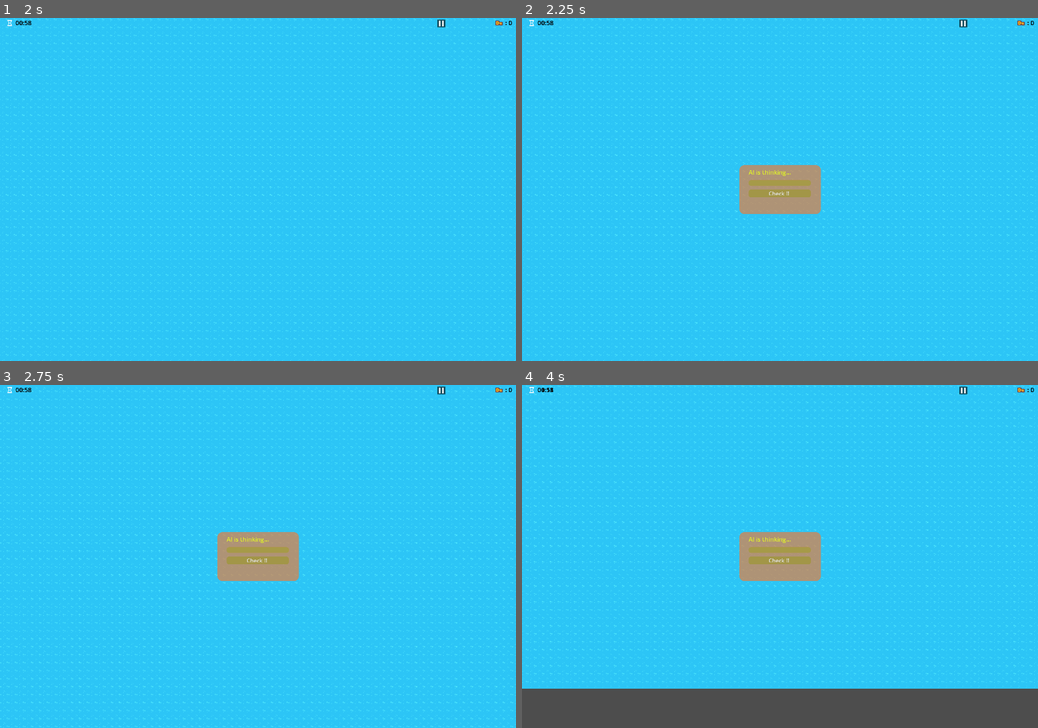
Above: before the commit, frames 1-4 (two rows, left to right).
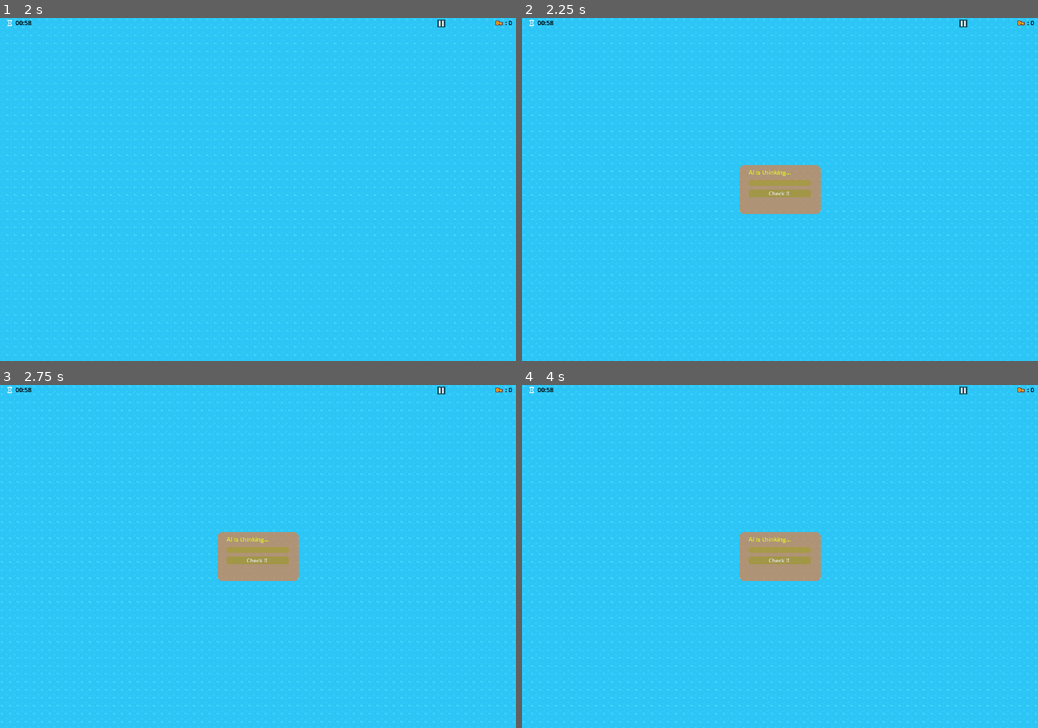
Above: after the commit, the same moments.

Repository: 3bood-remawi/Full_2D_game
Game: Godot game, scene res://scenes/game.tscn
Two runs of this game, one before a commit and one after it. Both use one fixed random seed, a clock stepped at 60 frames per second and the inputs below. This scene is started directly instead of the project's main scene.
Inputs (mouse positions are in pixels of both pictures, inside the frame that each line leads up to):
- Up to frame 1 (2 s): tap Enter (ui_accept) at 0.5, 0.77, 1.52 s; move the mouse to (371, 172) at 0.52 s; hold Right (ui_right) from 0.53 s (still down); click (371, 172) at 0.67 s; move the mouse to (154, 206) at 1.27 s
- Up to frame 2 (2.25 s): move the mouse to (831, 114) at 2.02 s; release Right (ui_right) at 2.03 s; hold Left (ui_left) from 2.03 s (still down)
- Up to frame 3 (2.75 s): keep holding Left (ui_left)
- Up to frame 4 (4 s): move the mouse to (754, 625) at 2.77 s; release Left (ui_left) at 2.78 s; hold Right (ui_right) from 2.78 s (still down); click (754, 625) at 2.92 s; tap Enter (ui_accept) at 3.02, 3.77 s; move the mouse to (934, 607) at 3.52 s

Frame 1 is identical in both runs. In frame 2, 4.3% of the frame differs, in the area x 0-100%, y 0-100%; in frame 3, 4.0%; in frame 4, 15%.
Error in both runs: Invalid access to property or key 'response_finished' on a base object of type 'Node'. (res://scripts/level_1.gd:31)

Commit message:
fixing some errors

Diff:
--- a/scripts/level_1.gd
+++ b/scripts/level_1.gd
@@ -40,7 +40,7 @@
 	panel.visible = true
 	question_label.text = "AI is thinking..."
 	game_timer.paused=true
-	player.enable_player()
+	player.disable_player()
 	_request_ai_question()
 
 func _request_ai_question():
@@ -101,7 +101,7 @@
 	else:
 		question_label.text = "Wrong! The correct answer is " + str(correct_answer_i)
 	game_timer.paused=false
-	player.move_and_slide()
+	player.enable_player()
 	# close after a short pause no matter what
 	await get_tree().create_timer(1.5).timeout
 	_close_question_panel()
--- a/scripts/level_2.gd
+++ b/scripts/level_2.gd
@@ -6,9 +6,13 @@
 @onready var check_button = $AIPart/QuestionPanel/VBoxContainer/CheckButton
 @onready var score_label = $NumOfKeysText/MarginContainer/HBoxContainer/NumOfKeys
 @onready var chat = $AIPart/NobodyWhoModel/NobodyWhoChat
+@onready var player: CharacterBody2D = $Player
+@onready var game_timer: Timer = $Timer/GameTimer
+
 var current_question = ""
 var current_answer = ""
 @export var score = 0
+
 
 
 func _ready():
@@ -31,7 +35,10 @@
 	# تفعيل البانيل
 	panel.visible = true
 	question_label.text = "AI is thinking..."
+	game_timer.paused = true
+	player.disable_player()
 	_request_ai_question()
+
 
 func _request_ai_question():
 	current_question = ""
@@ -87,7 +94,8 @@
 		score_label.text = " : " + str(GameManager.score)
 	else:
 		question_label.text = "Wrong! The correct answer is " + str(correct_answer_i)
-
+	game_timer.paused = false
+	player.enable_player()
 	# close after a short pause no matter what
 	await get_tree().create_timer(1.5).timeout
 	_close_question_panel()
